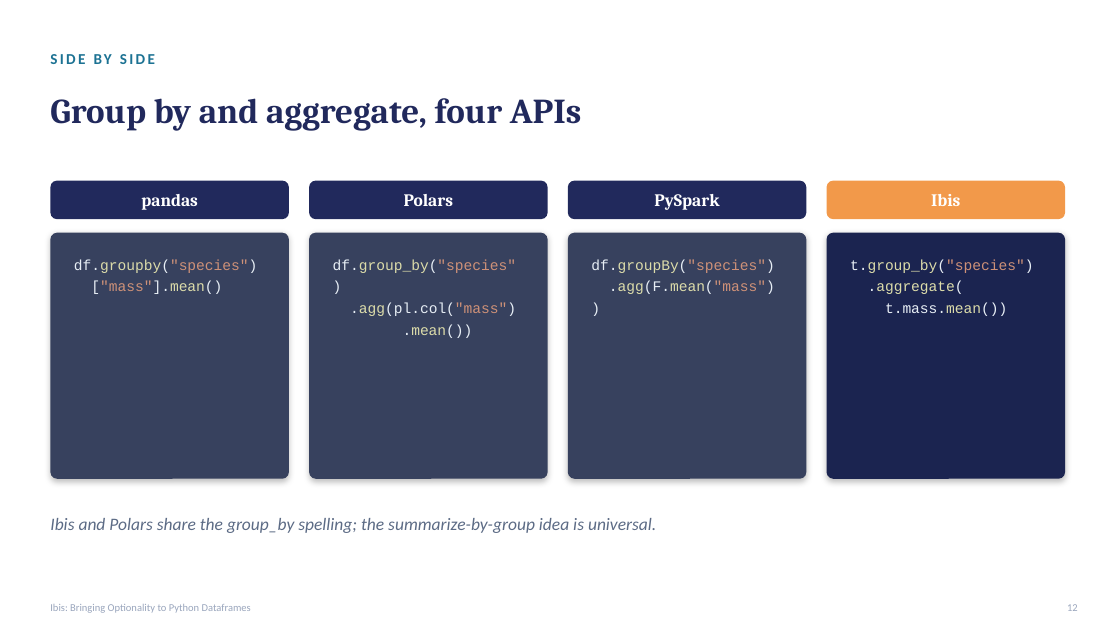
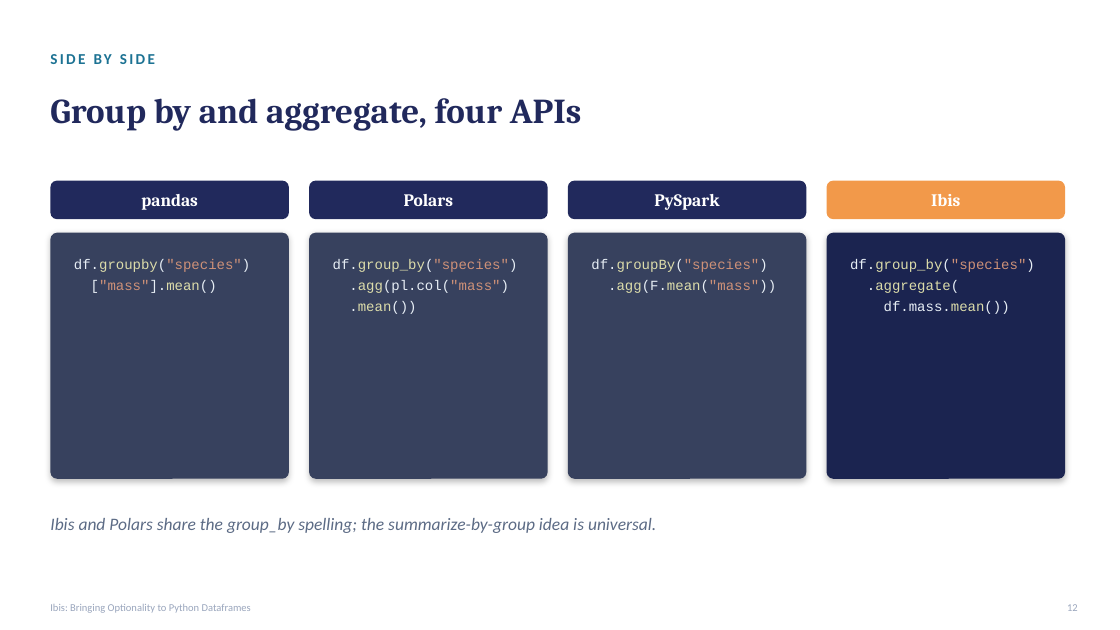
Before and after one commit to lestermartin/ibis-optionality, a slide deck: slide 13 of slides/ibis-optionality-slides.pptx (slide 12 before the commit). Drawn at 1120x630 pixels with LibreOffice and Linux fonts; fonts in the diff are those of the drawing. Boxes give left, top, right and bottom in pixels: in the first picture for what was removed or moved away, otherwise in the second. Text is boxed around its words. In the diff, an @@ line names an element or a change of style, - is before the commit and + after.

```diff
--- a/slides/ibis-optionality-slides.pptx
+++ b/slides/ibis-optionality-slides.pptx
@@ size 12.5 to 12 pt in 3 elements at box(74, 259, 250, 293), box(333, 259, 518, 314), box(591, 259, 776, 293) @@
@@ text at box(850, 259, 1035, 272): text changed; size 12.5 to 12 pt @@
-t.group_by("species")
+df.group_by("species")
@@ text at box(867, 280, 959, 293): size 12.5 to 12 pt in ".aggregate(" @@
@@ text at box(884, 301, 1010, 314): text changed; size 12.5 to 12 pt @@
-t.mass.mean())
+df.mass.mean())
```
Also in this commit, not shown: 9 other slides changed, 1 slide added, 8 other files.
